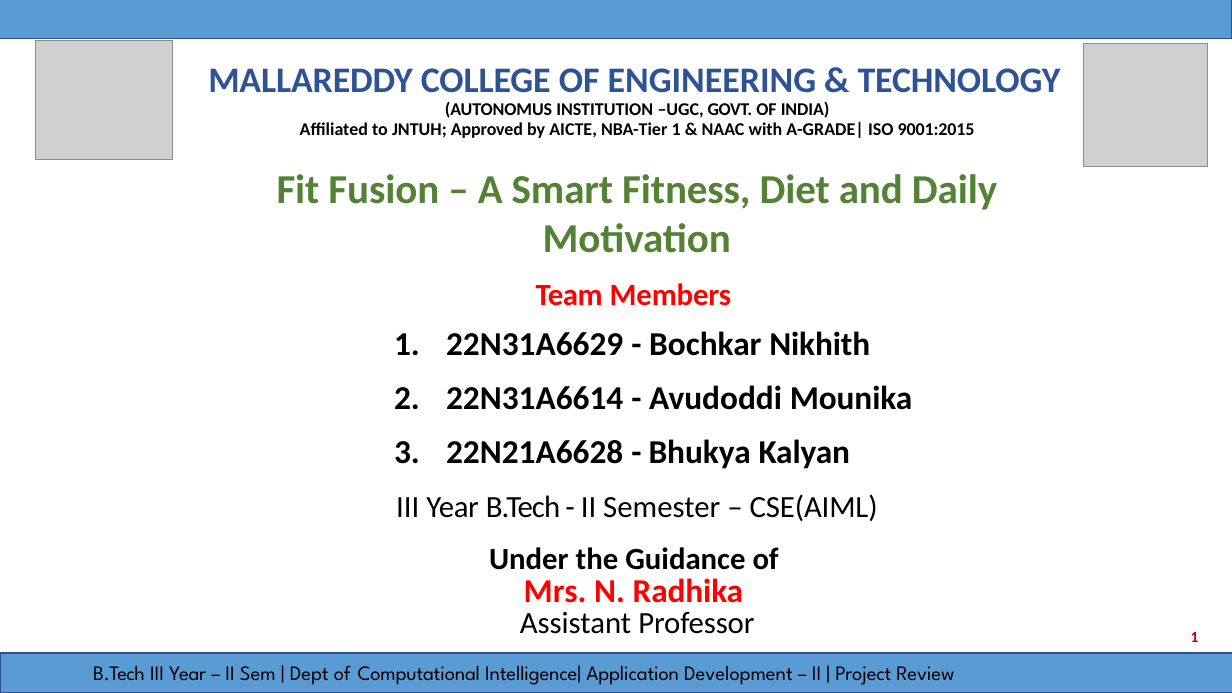
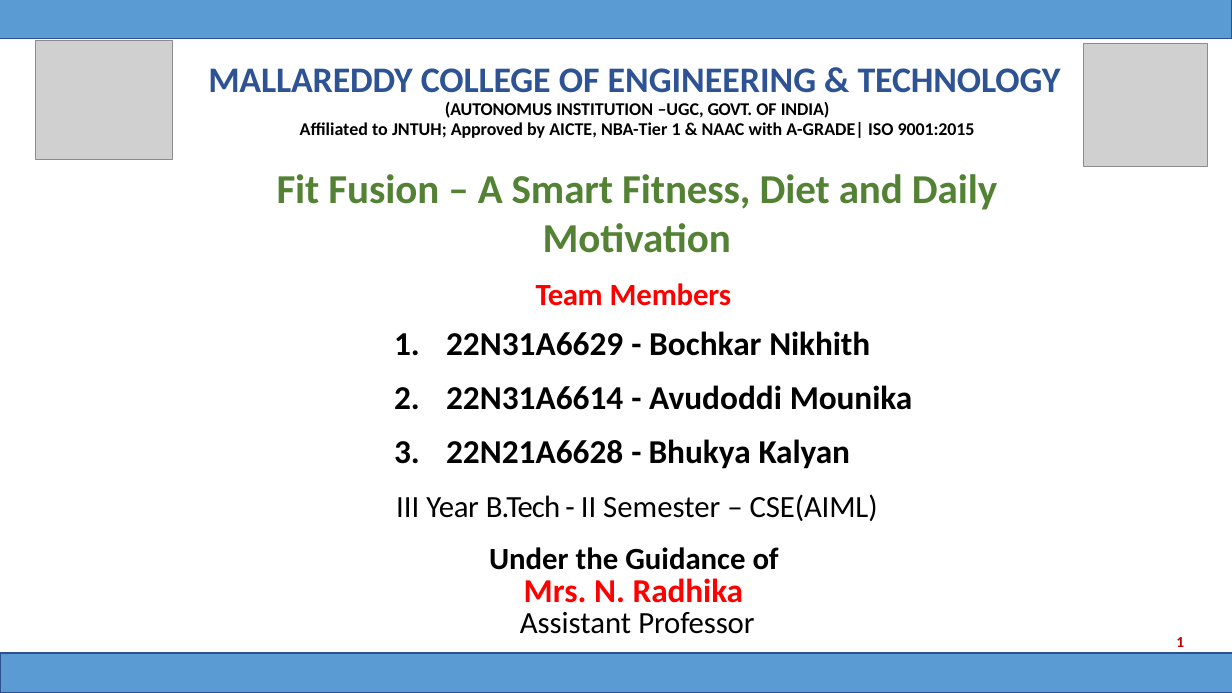
Before and after one commit to Nikhith-08/FitFusion, a slide deck: slide 1 of Documentation/PPT/FitFusion_Updated.pptx. Drawn at 1232x693 pixels with LibreOffice and Linux fonts; fonts in the diff are those of the drawing; grey boxes stand for pictures. Boxes give left, top, right and bottom in pixels: in the first picture for what was removed or moved away, otherwise in the second. Text is boxed around its words. In the diff, an @@ line names an element or a change of style, - is before the commit and + after.

```diff
--- a/Documentation/PPT/FitFusion_Updated.pptx
+++ b/Documentation/PPT/FitFusion_Updated.pptx
@@ page number: place and size @@
-page number at (1191, 632, 1199, 642)
+page number at (1176, 637, 1184, 647)
@@ page number at (1176, 637, 1184, 647): indent changed @@
@@ text removed at (93, 665, 954, 685) @@
-B.Tech III Year – II Sem | Dept of Computational Intelligence| Application Development – II | Project Review
```
Also in this commit, not shown: 14 other slides changed, 12 slides added, 1 slide removed.
